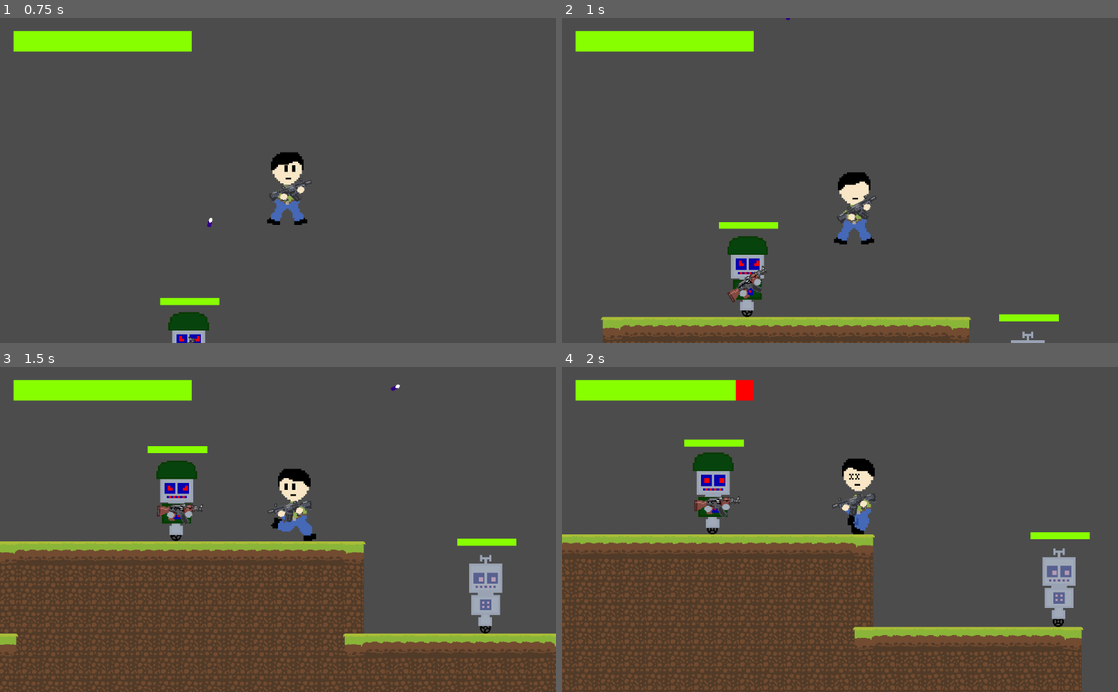
Above: before the commit, frames 1-4 (two rows, left to right).
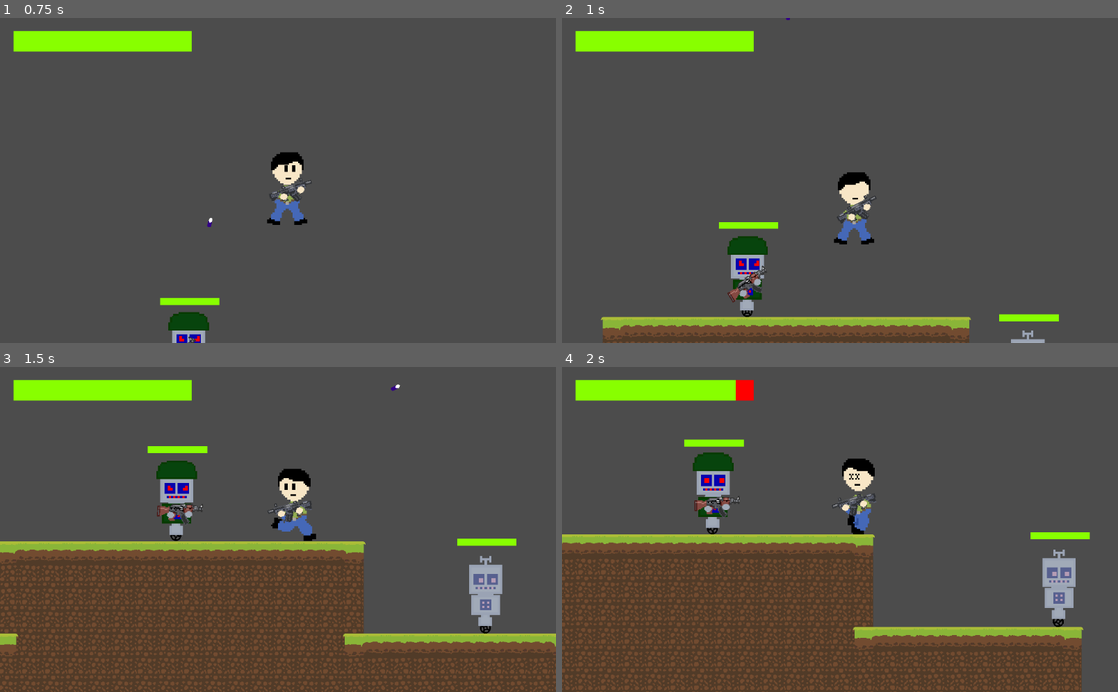
Above: after the commit, the same moments.

Repository: megarubber/green
Game: Godot game, scene res://levels/TestLevel.tscn
Two runs of this game, one before a commit and one after it. Both use one fixed random seed, a clock stepped at 60 frames per second and the inputs below.
Inputs (mouse positions are in pixels of both pictures, inside the frame that each line leads up to):
- Up to frame 1 (0.75 s): move the mouse to (400, 164) at 0.52 s; hold Right (ui_right) from 0.53 s (still down)
- Up to frame 2 (1 s): keep holding Right (ui_right); tap Up (ui_up) at 0.77 s
- Up to frame 3 (1.5 s): keep holding Right (ui_right); move the mouse to (166, 545) at 1.27 s
- Up to frame 4 (2 s): keep holding Right (ui_right); tap Up (ui_up) at 1.52 s

Frame 1 is identical in both runs. In frame 2, less than 0.1% of the frame differs, in the area x 32-87%, y 89-100%; in frame 3, 0.1%; in frame 4, 0.1%, in the area x 26-93%, y 49-80%.

Commit message:
fix: simple enemy head damage

Diff:
--- a/enemy/sprites_enemy1/BasicEnemy.tscn
+++ b/enemy/sprites_enemy1/BasicEnemy.tscn
@@ -84,7 +84,7 @@
 extents = Vector2( 40, 109 )
 
 [sub_resource type="RectangleShape2D" id=7]
-extents = Vector2( 13.8587, 177.717 )
+extents = Vector2( 37.9076, 177.717 )
 
 [sub_resource type="Animation" id=13]
 length = 0.001
@@ -155,7 +155,7 @@
 position = Vector2( -2, 100 )
 scale = Vector2( 0.104576, 0.104576 )
 frames = SubResource( 6 )
-frame = 5
+frame = 4
 playing = true
 flip_h = true
 
@@ -164,7 +164,6 @@
 position = Vector2( -1, -5 )
 scale = Vector2( 0.613333, 0.613334 )
 frames = SubResource( 5 )
-frame = 1
 playing = true
 
 [node name="Explosion" type="Node2D" parent="."]
@@ -198,6 +197,7 @@
 frames = SubResource( 14 )
 
 [node name="CollisionShape2D" type="CollisionShape2D" parent="."]
+visible = false
 position = Vector2( -1, 6 )
 shape = SubResource( 4 )
 
@@ -214,7 +214,7 @@
 collision_mask = 17
 
 [node name="CollisionShape2D" type="CollisionShape2D" parent="LeftDamageArea"]
-position = Vector2( -67.6631, -76.6306 )
+position = Vector2( -37.9076, -76.6304 )
 shape = SubResource( 7 )
 
 [node name="RightDamageArea" type="Area2D" parent="." groups=["hitbox"]]
@@ -224,7 +224,7 @@
 collision_mask = 17
 
 [node name="CollisionShape2D" type="CollisionShape2D" parent="RightDamageArea"]
-position = Vector2( 60.3261, -76.6306 )
+position = Vector2( 37.5, -74.9999 )
 shape = SubResource( 7 )
 
 [node name="Lifebar" parent="." instance=ExtResource( 10 )]
--- a/enemy/sprites_enemy2/FollowerEnemy.tscn
+++ b/enemy/sprites_enemy2/FollowerEnemy.tscn
@@ -121,7 +121,7 @@
 extents = Vector2( 36.9076, 111.25 )
 
 [sub_resource type="RectangleShape2D" id=24]
-extents = Vector2( 44.0051, 185.934 )
+extents = Vector2( 47.8657, 185.934 )
 
 [sub_resource type="RectangleShape2D" id=7]
 extents = Vector2( 305.578, 377.75 )
@@ -320,6 +320,7 @@
 position = Vector2( -2, 100 )
 scale = Vector2( 0.104576, 0.104576 )
 frames = SubResource( 6 )
+frame = 2
 playing = true
 
 [node name="Head" type="Sprite" parent="."]
@@ -359,7 +360,7 @@
 collision_mask = 17
 
 [node name="CollisionShape2D" type="CollisionShape2D" parent="LeftDamageArea"]
-position = Vector2( -48.6885, -82.0168 )
+position = Vector2( -44.8279, -82.0168 )
 shape = SubResource( 24 )
 
 [node name="RightDamageArea" type="Area2D" parent="." groups=["hitbox"]]
@@ -369,10 +370,11 @@
 collision_mask = 17
 
 [node name="CollisionShape2D" type="CollisionShape2D" parent="RightDamageArea"]
-position = Vector2( 50.4477, -84.8477 )
+position = Vector2( 43.9353, -85.5332 )
 shape = SubResource( 24 )
 
 [node name="DetectArea" type="Area2D" parent="."]
+visible = false
 collision_layer = 64
 
 [node name="AreaShape" type="CollisionShape2D" parent="DetectArea"]
